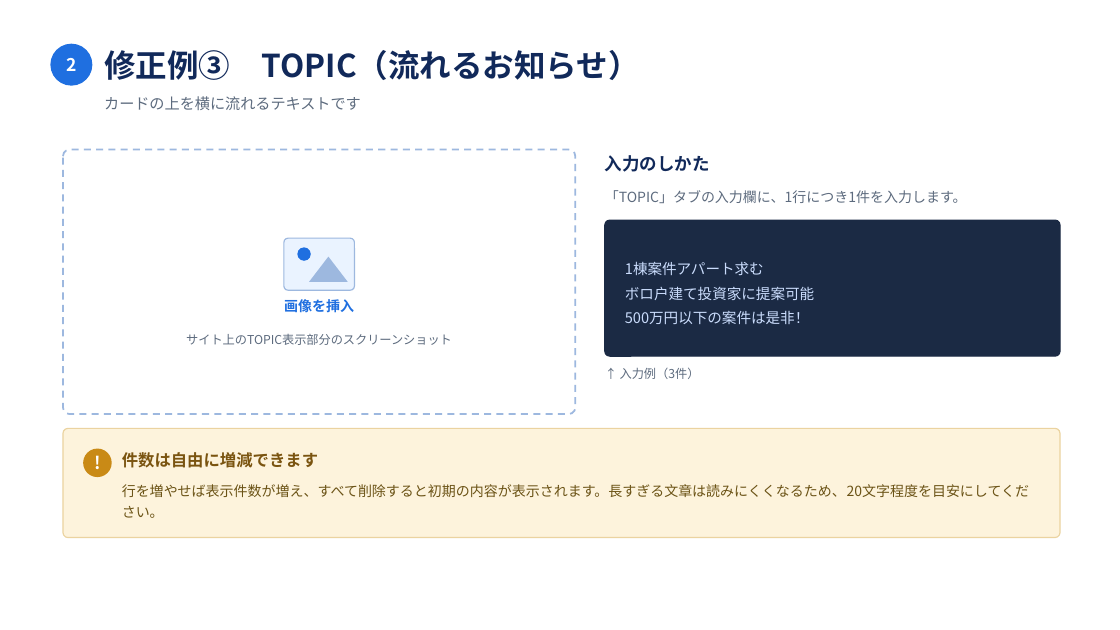
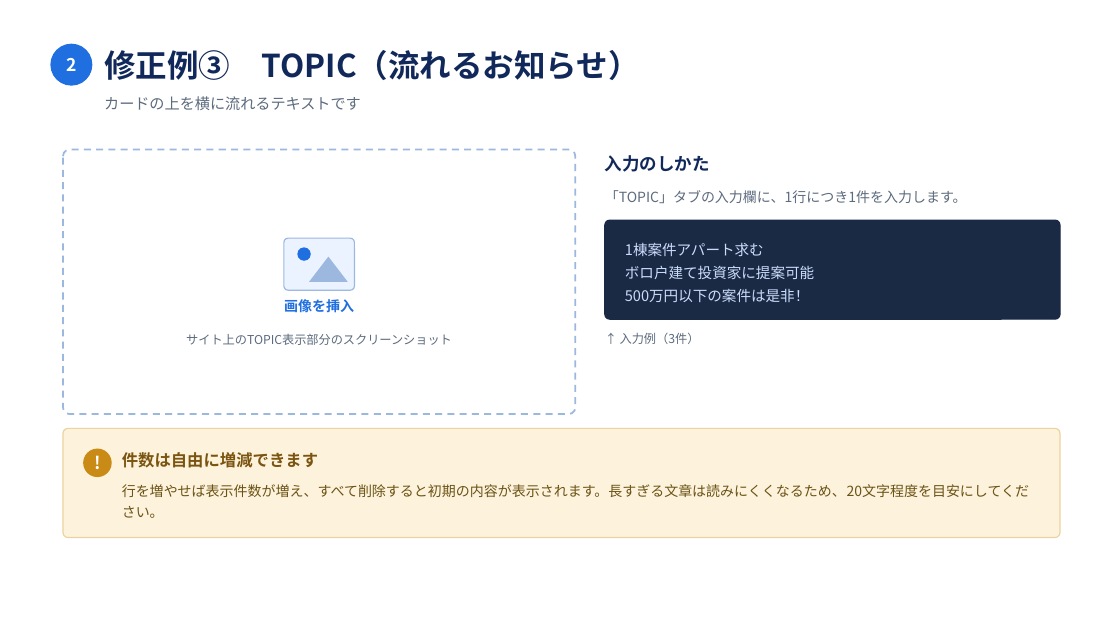
Before and after one commit to tagukichi/tsunagu, a slide deck: slide 13 of docs/manual/つなぐ依頼ページ_運用マニュアル.pptx. Drawn at 1120x630 pixels with LibreOffice and Linux fonts; fonts in the diff are those of the drawing. Boxes give left, top, right and bottom in pixels: in the first picture for what was removed or moved away, otherwise in the second. Text is boxed around its words. In the diff, an @@ line names an element or a change of style, - is before the commit and + after.

```diff
--- a/docs/manual/つなぐ依頼ページ_運用マニュアル.pptx
+++ b/docs/manual/つなぐ依頼ページ_運用マニュアル.pptx
@@ rounded rectangle: place and size @@
-rounded rectangle at [605, 220, 1060, 356]
+rounded rectangle at [605, 220, 1060, 319]
@@ rounded rectangle at [605, 220, 1060, 319]: proportions changed @@
@@ text "1棟案件アパート求む" at [625, 243, 814, 302]: line spacing 1.4 to 1.32 @@
@@ text "↑ 入力例（3件）": place and size @@
-text "↑ 入力例（3件）" at [620, 367, 700, 379]
+text "↑ 入力例（3件）" at [620, 332, 700, 344]
```
Also in this commit, not shown: 6 other slides changed, 1 other file.
